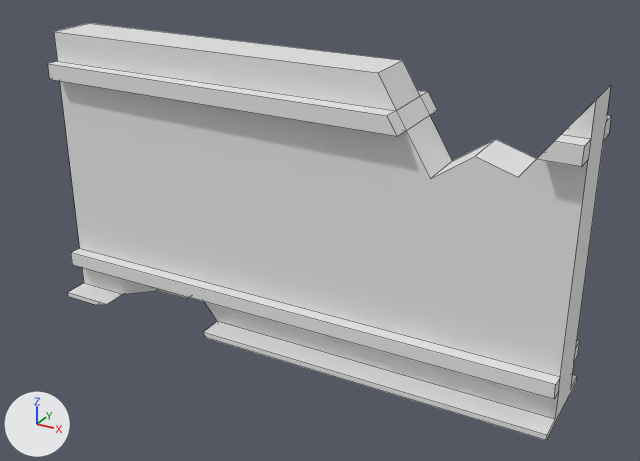
Two versions of the FBX model Assets/Models/Temporary Models/OldVillageKit/WallDestroyed_A.fbx, one commit apart.
Rendered twice from a 50 mm lens placed at (4.41, -7.38, 4.82), pointed at (0.47, -0.21, 1.24). Arrows for +X, +Y and +Z are at lower left; the lights stay in place. The first picture is the older version. Mesh edges are drawn as thin lines.

In view in the first picture: 'BrokenWall'.
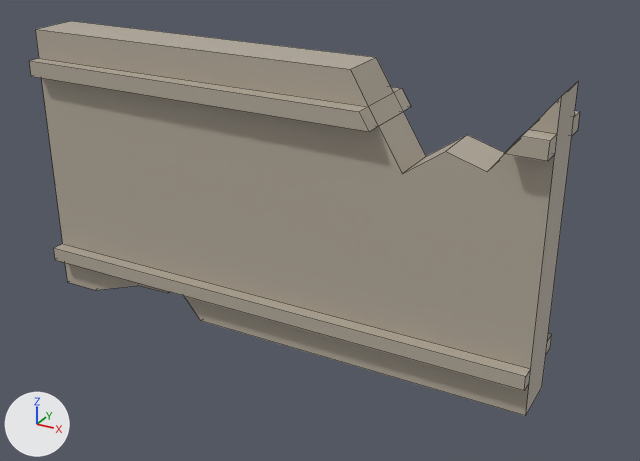
Changed parts and their boxes (x1, y1, x2, y2) in the pictures (640 x 461 px):
'BrokenWall', reshaped, moved
    before: (48, 23, 611, 440)
    after: (29, 21, 580, 416)
part 1 of me_brokenwall_001, cut back
    before: (68, 85, 611, 440)
    after: (65, 82, 578, 416)
part 2 of me_brokenwall_001, recoloured (white to grey)
    before: (48, 23, 611, 399)
    after: (29, 21, 580, 391)

What changed in the scene script:
```text
Add mat_village_plaster:
    mat_village_plaster = principled_material('Village_Plaster')
    mat_village_plaster.base_color = (0.454, 0.402, 0.327)  # grey #b4aa9b
Change me_brokenwall_001:
    used by ob_brokenwall; location = (0.266, 0.0, 0.0)
    remove me_brokenwall_001.from_pydata(...)  # 100 vertices, 78 faces; spans x -2.79..2.79, y -0.8..0.27, z 0.0..3.0
    add me_brokenwall_001.from_pydata(...)  # 76 vertices, 59 faces; spans x -2.79..2.79, y -0.73..0.2, z 0.0..3.0
    me_brokenwall_001 part 1
    24 vertices are removed from x -2.79..2.79, y -0.8..0.27, z 0.0..0.05
    27 faces are deleted
    8 new faces join them
    me_brokenwall_001 part 2: 51 faces spanning x -2.79..2.79, y -0.73..0.2, z 0.0..3.0 switch from mat_texturevillageset (white #e7e7e7) to mat_village_plaster (grey #b4aa9b)
Change ob_brokenwall:
    ob_brokenwall.location: (0.266, 0.0, 0.0) -> (0.0, 0.0, 0.0)
```
